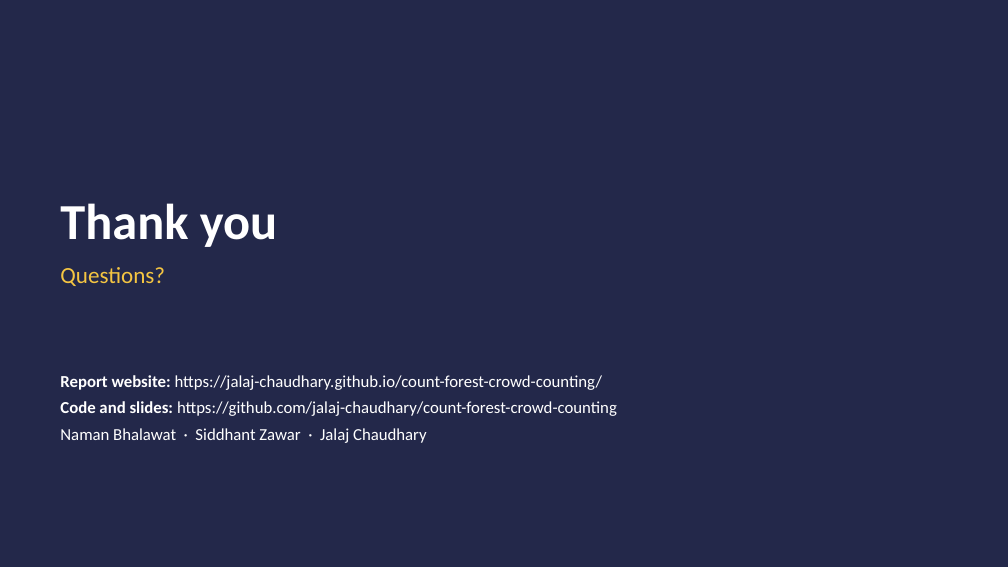
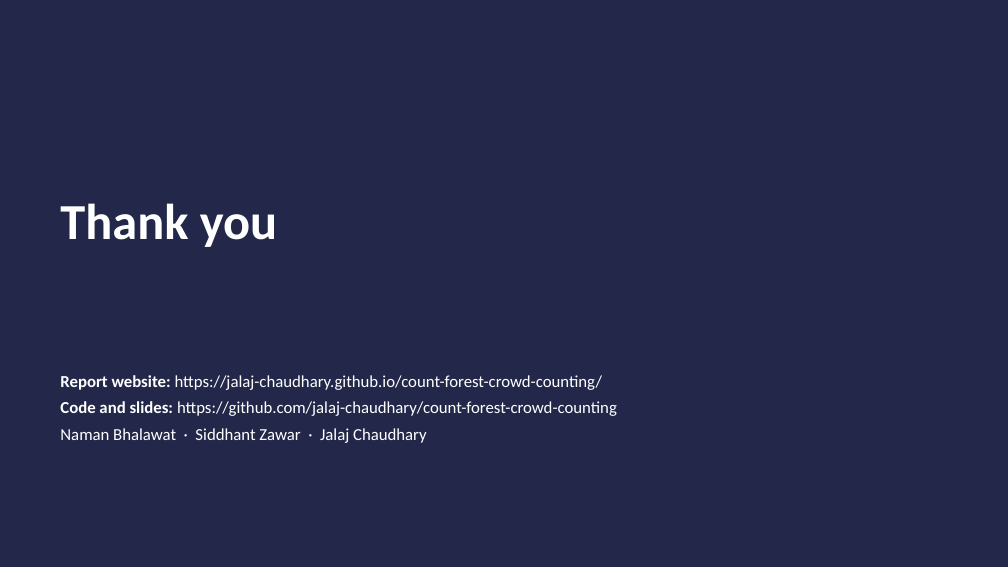
Before and after one commit to jalaj-chaudhary/count-forest-crowd-counting, a slide deck: slide 26 of ppt/COUNT_Forest_presentation.pptx. Drawn at 1008x567 pixels with LibreOffice and Linux fonts; fonts in the diff are those of the drawing. Boxes give left, top, right and bottom in pixels: in the first picture for what was removed or moved away, otherwise in the second. Text is boxed around its words. In the diff, an @@ line names an element or a change of style, - is before the commit and + after.

```diff
--- a/ppt/COUNT_Forest_presentation.pptx
+++ b/ppt/COUNT_Forest_presentation.pptx
@@ text removed at (x1=60, y1=267, x2=165, y2=286) @@
-Questions?
```
Also in this commit, not shown: 24 other slides changed, 1 other file.
